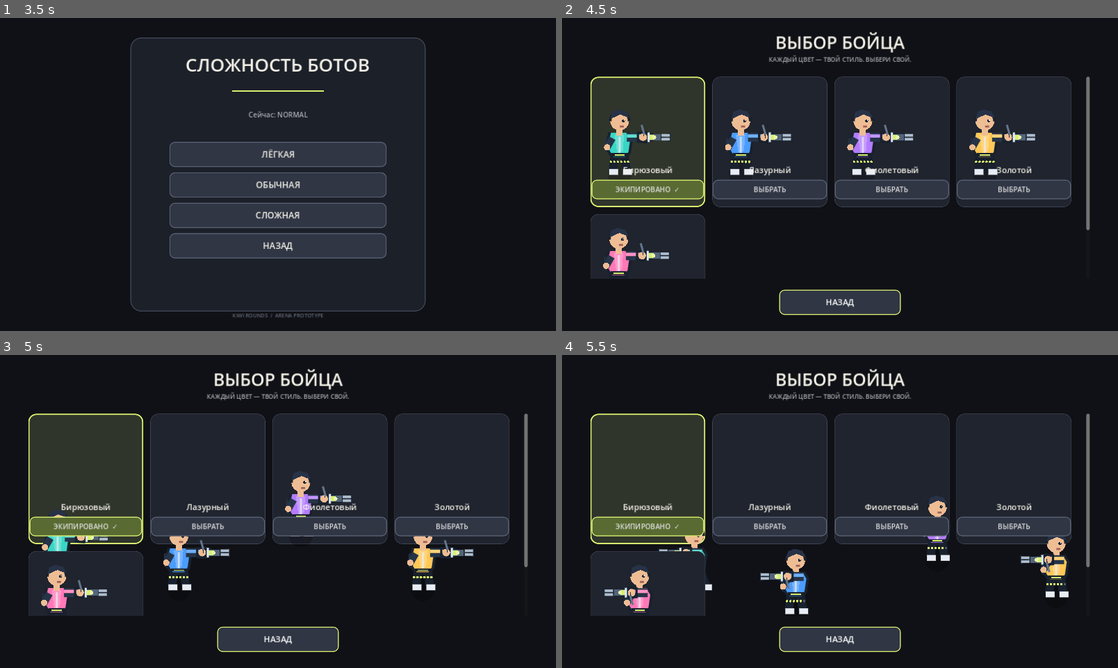
Above: before the commit, frames 1-4 (two rows, left to right).
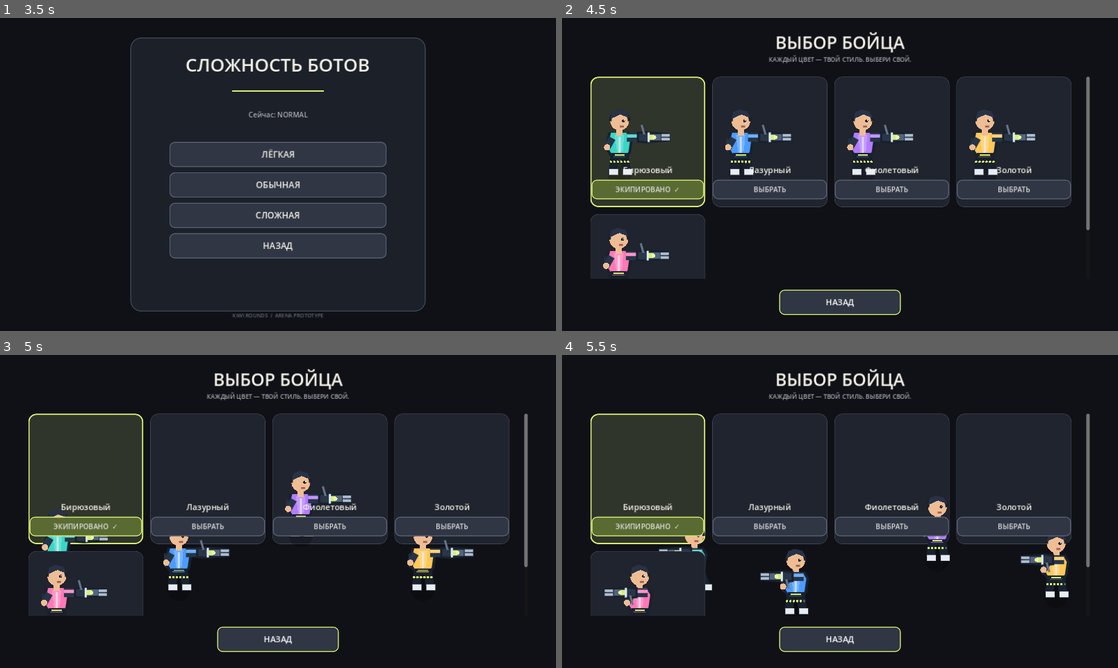
Above: after the commit, the same moments.

Repository: loslam-del/Kiwi-rounds
Game: Godot game, scene res://scenes/main.tscn
Two runs of this game, one before a commit and one after it. Both use one fixed random seed, a clock stepped at 60 frames per second and the inputs below.
Inputs (mouse positions are in pixels of both pictures, inside the frame that each line leads up to):
- Up to frame 1 (3.5 s): click "ИГРАТЬ" at 0.5 s; click "ОНЛАЙН — ПОЗЖЕ" at 1.25 s; click "НАЗАД" at 2 s; click "ПРОТИВ БОТОВ" at 2.75 s
- Up to frame 2 (4.5 s): click "ЛЁГКАЯ" at 3.5 s; click "СКИН: Бирюзовый" at 4.25 s
- Up to frame 3 (5 s): no input
- Up to frame 4 (5.5 s): move the mouse to (962, 495) at 5.02 s; hold D from 5.03 s (still down); hold J from 5.03 s (still down); click (962, 495) at 5.17 s; tap Space at 5.27 s

Frame 1 is identical in both runs. In frame 2, 0.2% of the frame differs, in the area x 13-85%, y 36-78%; in frame 3, 0.2%; in frame 4, 0.1%.

Commit message:
Fix self-intersecting player gun polygon

Diff:
--- a/scripts/player.gd
+++ b/scripts/player.gd
@@ -329,7 +329,7 @@
     var gun_origin := hand + aim*5.0
     var gun_back := gun_origin - aim*13.0
     var barrel_end := gun_origin + aim*37.0
-    var casing := PackedVector2Array([gun_back+side*7.0,gun_origin+side*8.0,barrel_end-side*5.0,barrel_end+side*5.0,gun_origin-side*8.0,gun_back-side*7.0])
+    var casing := PackedVector2Array([gun_back+side*7.0,gun_origin+side*8.0,barrel_end+side*5.0,barrel_end-side*5.0,gun_origin-side*8.0,gun_back-side*7.0])
     draw_colored_polygon(casing,Color("#293647"))
     draw_polyline(PackedVector2Array([casing[0],casing[1],casing[2],casing[3],casing[4],casing[5],casing[0]]),outline,2.2,true)
     draw_colored_polygon(PackedVector2Array([gun_origin+side*5.0+aim*2.0,gun_origin+side*5.0+aim*23.0,gun_origin-side*5.0+aim*23.0,gun_origin-side*5.0+aim*2.0]),Color("#53657b"))
